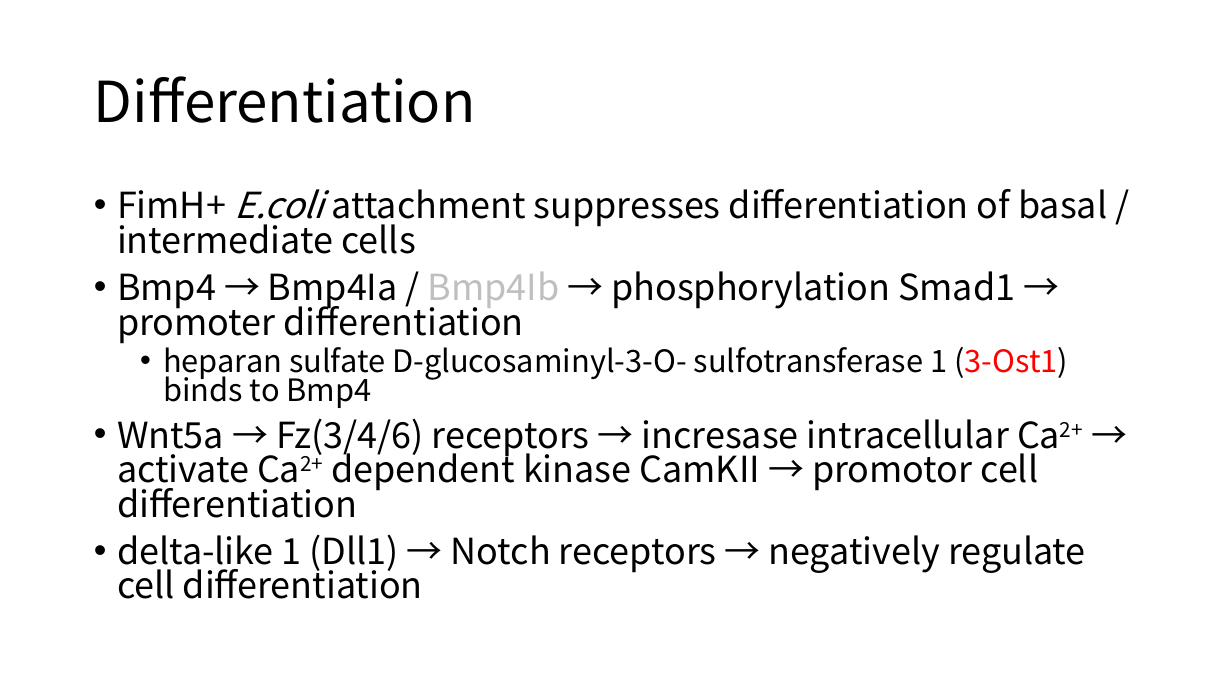
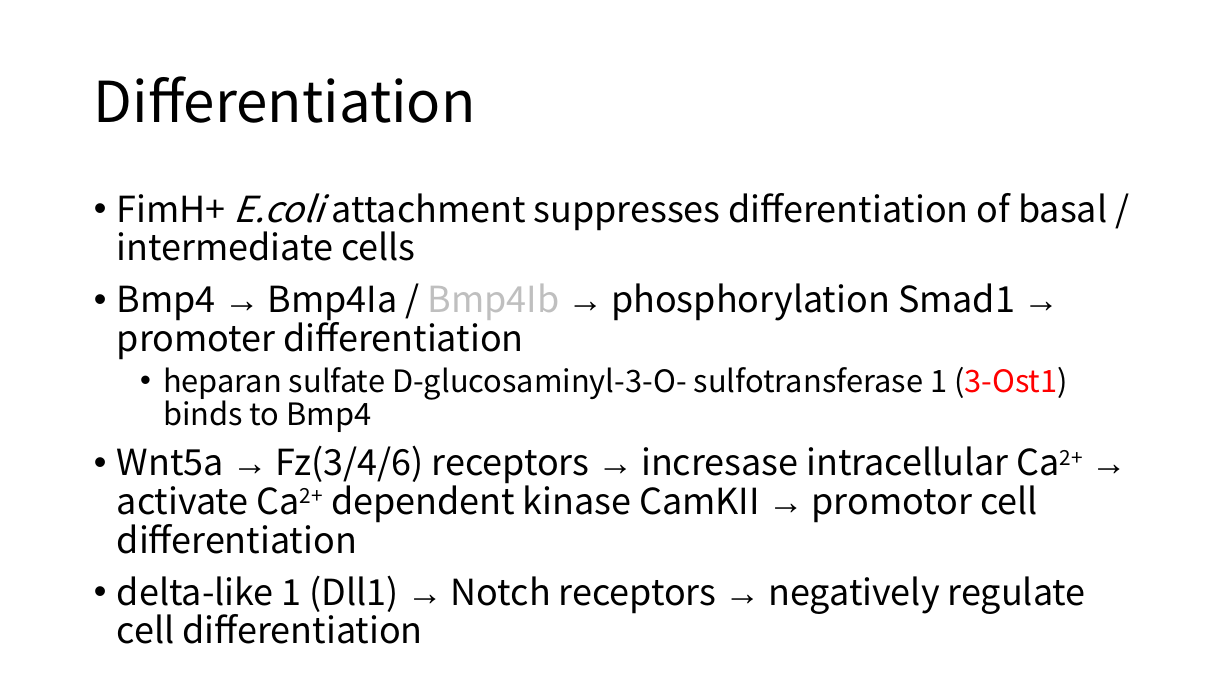
Before and after one commit to YinCY123/r, a slide deck: slide 4 of sslab/UTI.pptx. Drawn at 1232x693 pixels with LibreOffice and Linux fonts; fonts in the diff are those of the drawing. Boxes give left, top, right and bottom in pixels: in the first picture for what was removed or moved away, otherwise in the second. Text is boxed around its words. In the diff, an @@ line names an element or a change of style, - is before the commit and + after.

Commit message:
200818

```diff
--- a/sslab/UTI.pptx
+++ b/sslab/UTI.pptx
@@ text "FimH+ E.coli attachment suppresses differentiation ..." at <box>117,193,1107,644</box>: font Noto Sans CJK SC to Arial in "→ → →", "→ → → →", "→ →"; line spacing 0.8 to 0.9 @@
```
Also in this commit, not shown: 1 other slide changed, 1 slide added, 1 slide removed.
